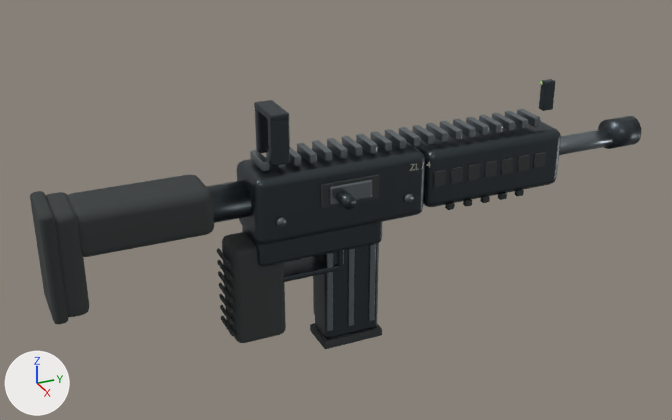
Renders of the glTF model assets/first_person/carbine.glb from each side of a commit.
One viewpoint serves both versions: a 50 mm camera at (1.459, -0.549, 0.684) aimed at (-0.016, 0.115, -0.054). The lights are fixed; the arrows at lower left show +X, +Y and +Z. The first picture is the older version. Where no turn or scale is listed for an object, it has been applied to the vertices. Vertices at exactly the same position are counted once.

In view in the first picture: 'Action', 'Magazine', 'Static'.
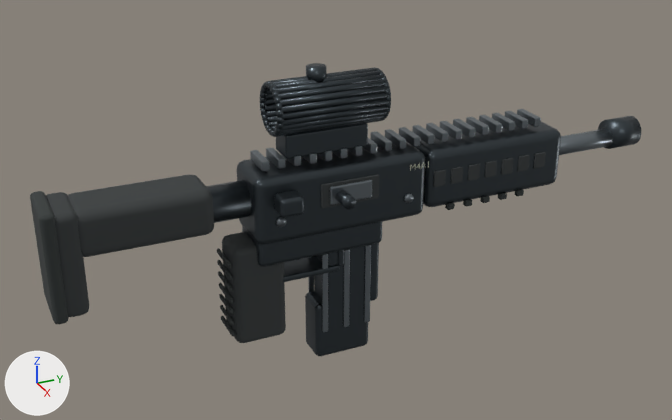
The newer file is also rescaled (x0.66) as a whole; pictures and numbers use the older file's frame.

Diff of the bpy script that builds the scene:
```diff
--- a/assets/first_person/carbine.glb.py
+++ b/assets/first_person/carbine.glb.py
@@ me_cube_001 @@
 # used by ob_static; location = (0.0, 0.0, 0.0)
-me_cube_001.from_pydata(...)  # 6422 vertices, 12536 faces; spans x -0.062..0.062, y -0.43..0.804, z -0.27..0.173
+me_cube_001.from_pydata(...)  # 8644 vertices, 16712 faces; spans x -0.067..0.095, y -0.429..0.804, z -0.27..0.237
+# me_cube_001 part 1: the loose piece of 32 vertices spanning x 0.057..0.062, y -0.034..-0.016, z -0.029..-0.011 is copied, and the copy is multiplied about its middle by the matrix ((-0.293, 0.0, 0.661), (0.0, -0.667, 0.0), (2.226, 0.0, 0.087)), then moved by (-0.017, 0.01, 0.196), in mat_phosphate_steel (dark grey #424a4e); it spans x 0.036..0.049, y -0.021..-0.009, z 0.169..0.182
+# me_cube_001 part 2: the loose piece of 32 vertices spanning x 0.057..0.062, y -0.034..-0.016, z -0.029..-0.011 is copied, and the copy is multiplied about its middle by the matrix ((-0.859, 0.0, 0.616), (0.0, -0.667, 0.0), (2.074, 0.0, 0.255)), then moved by (-0.02, 0.01, 0.206), in mat_phosphate_steel (dark grey #424a4e); it spans x 0.032..0.047, y -0.021..-0.009, z 0.179..0.194
+# me_cube_001 part 3: the loose piece of 32 vertices spanning x 0.057..0.062, y -0.034..-0.016, z -0.029..-0.011 is copied, and the copy is multiplied about its middle by the matrix ((-1.367, 0.0, 0.529), (0.0, -0.667, 0.0), (1.781, 0.0, 0.406)), then moved by (-0.026, 0.01, 0.216), in mat_phosphate_steel (dark grey #424a4e); it spans x 0.026..0.042, y -0.021..-0.009, z 0.188..0.204
+# me_cube_001 part 4: the loose piece of 96 vertices spanning x -0.009..0.009, y 0.558..0.582, z 0.09..0.15 is deleted
+# me_cube_001 part 5: 620 vertices moved within x -0.052..0.059, y -0.047..0.54, z -0.066..0.087; 926 vertices removed from x -0.052..0.059, y -0.047..0.54, z -0.066..0.173; 2410 vertices added at x -0.067..0.095, y -0.047..0.54, z -0.066..0.237
+# other edits to the shape of me_cube_001 do not show in these pictures
 me_cube_001.materials.append(mat_phosphate_steel)
@@ me_cube_016 @@
 # used by ob_magazine; location = (0.0, 0.0, 0.0)
-me_cube_016.from_pydata(...)  # 676 vertices, 1320 faces; spans x -0.038..0.038, y 0.066..0.193, z -0.324..-0.07
+me_cube_016.from_pydata(...)  # 676 vertices, 1320 faces; spans x -0.036..0.036, y 0.052..0.187, z -0.345..-0.075
+# me_cube_016 part 6: the loose piece of 80 vertices spanning x -0.036..-0.032, y 0.074..0.086, z -0.285..-0.115 is moved by (0.0, -0.01, 0.0)
+# me_cube_016 part 7: the loose piece of 80 vertices spanning x 0.032..0.036, y 0.164..0.176, z -0.285..-0.115 is moved by (0.0, -0.01, 0.0)
+# me_cube_016 part 8: the loose piece of 80 vertices spanning x 0.032..0.036, y 0.074..0.086, z -0.285..-0.115 is moved by (0.0, -0.01, 0.0)
+# me_cube_016 part 9: 356 of 676 vertices moved; they spanned x -0.038..0.038, y 0.066..0.193, z -0.324..-0.07 and now span x -0.036..0.036, y 0.052..0.187, z -0.345..-0.075; mean shift (0.0, -0.01, 0.016); largest move (-0.034, 0.19, -0.306) -> (-0.022, 0.157, -0.225)
+# me_cube_016 part 10: 188 faces spanning x -0.032..0.032, y 0.052..0.167, z -0.345..-0.225 switch from mat_grip_polymer (dark grey #363a3b) to mat_phosphate_steel (dark grey #424a4e)
+# other edits to the shape of me_cube_016 do not show in these pictures
 me_cube_016.materials.append(mat_machined_edges)
```

Location of each change, [x1, y1, x2, y2] in pixels of the pictures (672 x 420 px; the box of a moved part takes in the faces that stretch with it):
'Static', reshaped (6% taller)
    before: [30, 79, 641, 343]
    after: [30, 63, 641, 343]
'Magazine', reshaped (7% taller)
    before: [310, 243, 382, 349]
    after: [305, 243, 379, 356]
part 1 of me_cube_001, added
    after: [277, 110, 284, 117]
part 2 of me_cube_001, added
    after: [276, 103, 283, 110]
part 3 of me_cube_001, added
    after: [274, 96, 282, 104]
part 4 of me_cube_001, deleted
    before: [539, 79, 556, 111]
part 5 of me_cube_001, moved or reshaped
    before: [250, 100, 546, 210]
    after: [250, 63, 546, 217]
part 6 of me_cube_016, moved or reshaped (mostly hidden)
    before: [313, 276, 315, 315]
    after: [308, 276, 314, 292]
part 7 of me_cube_016, moved or reshaped
    before: [369, 244, 376, 321]
    after: [364, 245, 371, 322]
part 8 of me_cube_016, moved or reshaped
    before: [327, 253, 333, 331]
    after: [322, 254, 328, 332]
part 9 of me_cube_016, moved or reshaped
    before: [314, 243, 379, 339]
    after: [314, 243, 379, 327]
part 10 of me_cube_016, recoloured
    before: [310, 323, 382, 349]
    after: [305, 291, 368, 356]
